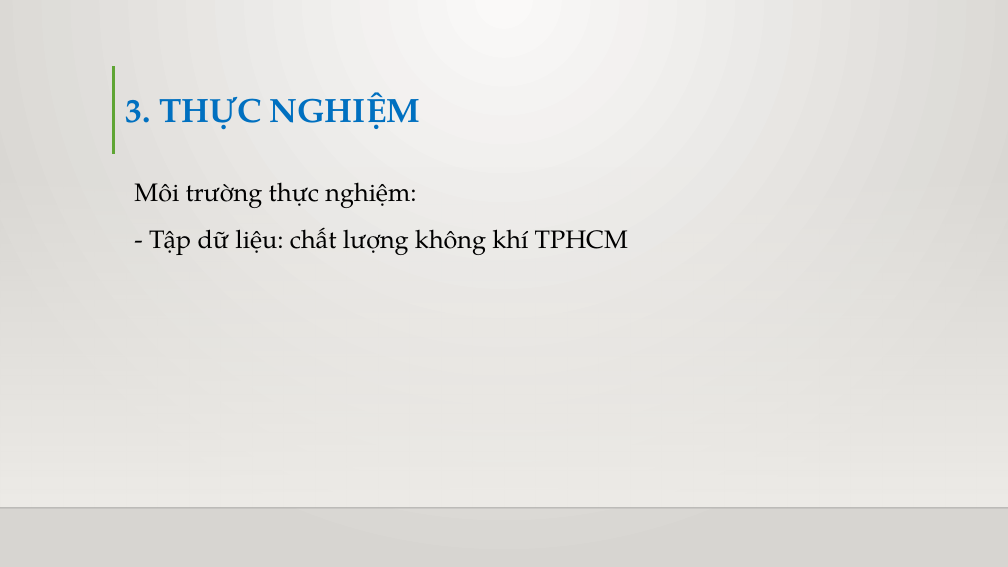
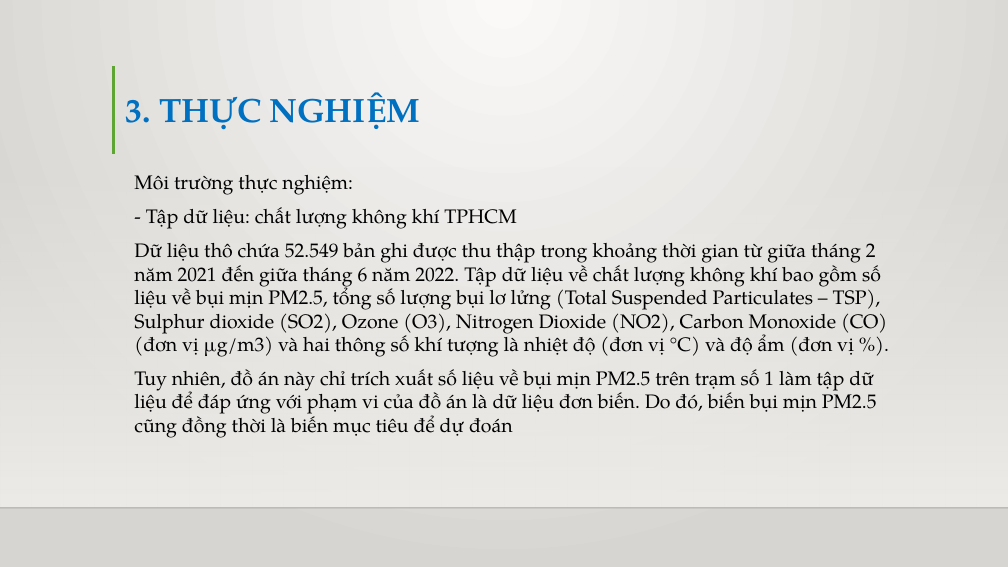
Before and after one commit to truyenda20ttb/cn-da20ttb-lethanhtruyen-lstm-python, a slide deck: slide 28 of thesis/abs/BÁO CÁO ĐỒ ÁN CHUYÊN NGÀNH.pptx. Drawn at 1008x567 pixels with LibreOffice and Linux fonts; fonts in the diff are those of the drawing; background and template pictures are left out. Boxes give left, top, right and bottom in pixels: in the first picture for what was removed or moved away, otherwise in the second. Text is boxed around its words. In the diff, an @@ line names an element or a change of style, - is before the commit and + after.

```diff
--- a/thesis/abs/BÁO CÁO ĐỒ ÁN CHUYÊN NGÀNH.pptx
+++ b/thesis/abs/BÁO CÁO ĐỒ ÁN CHUYÊN NGÀNH.pptx
@@ text at <box>134,175,516,229</box>: size 24 to 18.6 pt in "Môi trường thực nghiệm:", "- Tập dữ liệu: chất lượng không ..."; line spacing 1.2 to 1 @@
@@ text at <box>134,243,887,438</box>: paragraphs added @@
+Dữ liệu thô chứa 52.549 bản ghi được thu thập trong khoảng thời gian từ giữa tháng 2 năm 2021 đến giữa tháng 6 năm 2022. Tập dữ liệu về chất lượng không khí bao gồm số liệu về bụi mịn PM2.5, tổng số lượng bụi lơ lửng (Total Suspended Particulates – TSP), Sulphur dioxide (SO2), Ozone (O3), Nitrogen Dioxide (NO2), Carbon Monoxide (CO) (đơn vị µg/m3) và hai thông số khí tượng là nhiệt độ (đơn vị °C) và độ ẩm (đơn vị %).
+Tuy nhiên, đồ án này chỉ trích xuất số liệu về bụi mịn PM2.5 trên trạm số 1 làm tập dữ liệu để đáp ứng với phạm vi của đồ án là dữ liệu đơn biến. Do đó, biến bụi mịn PM2.5 cũng đồng thời là biến mục tiêu để dự đoán
```
Also in this commit, not shown: 16 other slides changed, 2 slides added, 2 slides removed.
